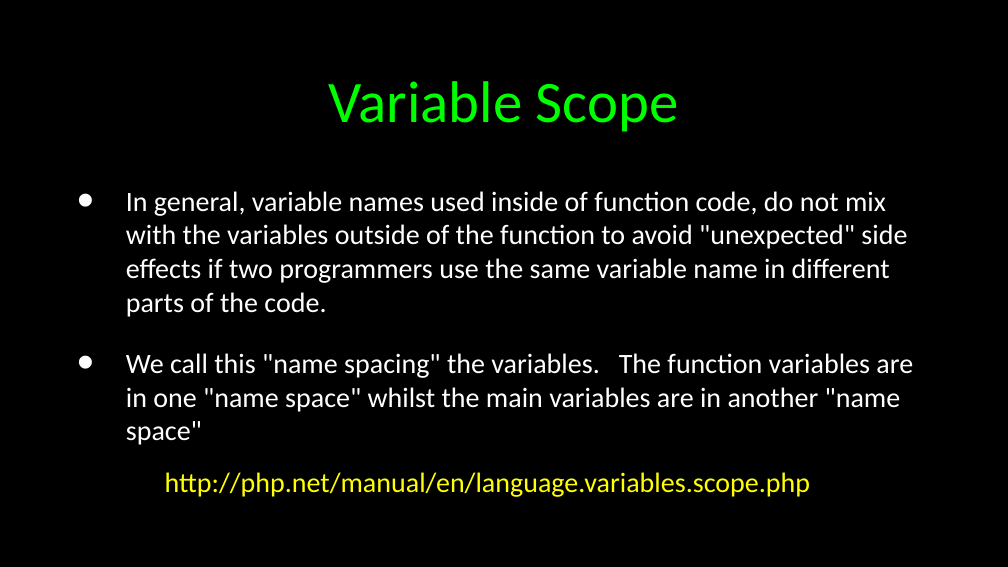
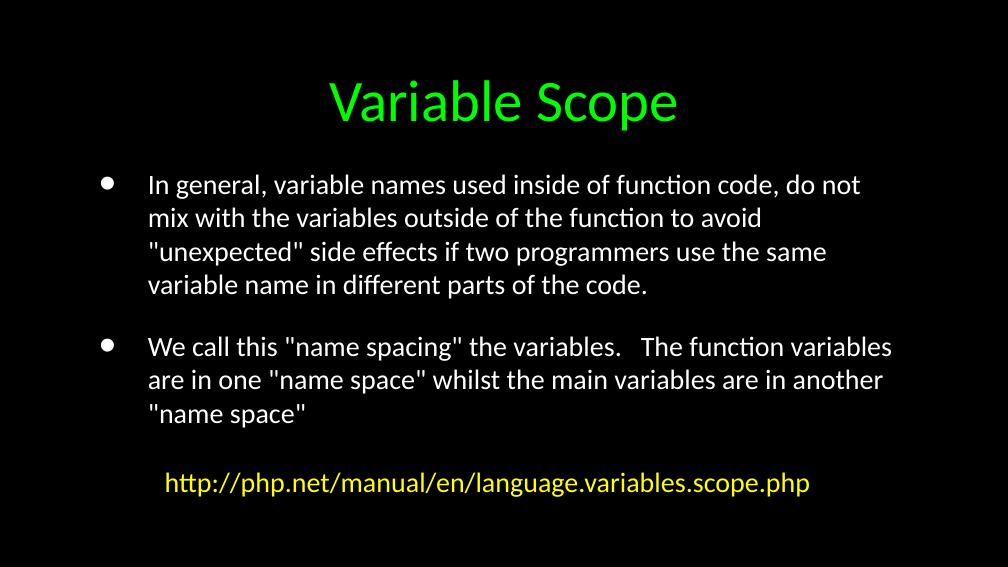
Before and after one commit to csev/wa4e, a slide deck: slide 15 of lectures/PHP-04-Functions.ppt (slide 19 before the commit). Drawn at 1008x567 pixels with LibreOffice and Linux fonts; fonts in the diff are those of the drawing. Boxes give left, top, right and bottom in pixels: in the first picture for what was removed or moved away, otherwise in the second. Text is boxed around its words. In the diff, an @@ line names an element or a change of style, - is before the commit and + after.

```diff
--- a/lectures/PHP-04-Functions.ppt
+++ b/lectures/PHP-04-Functions.ppt
@@ text "In general, variable names used ...": place and size @@
-text "In general, variable names used ..." at [126,191,913,445]
+text "In general, variable names used ..." at [148,174,892,428]
@@ text "In general, variable names used ..." at [148,174,892,428]: vertical alignment middle to top @@
```
Also in this commit, not shown: 23 other slides changed, 1 slide added, 1 slide removed, 7 other files.
